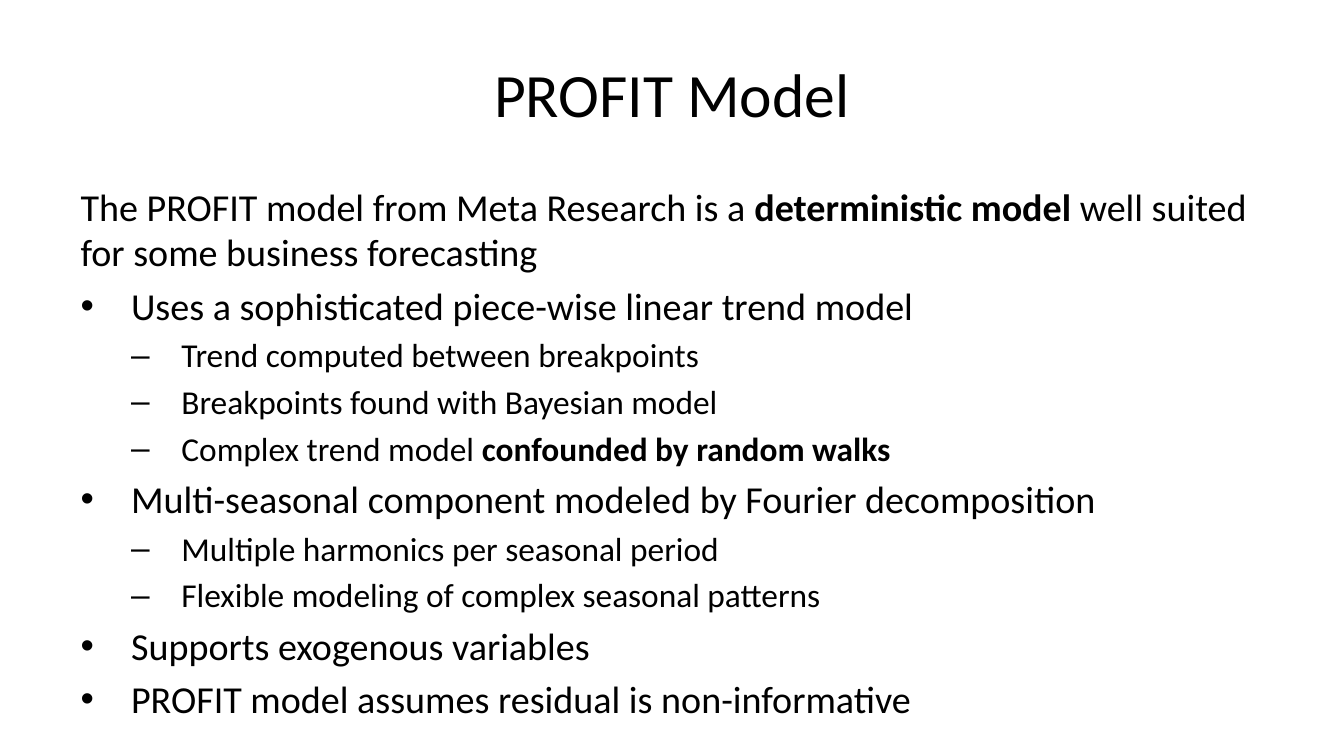
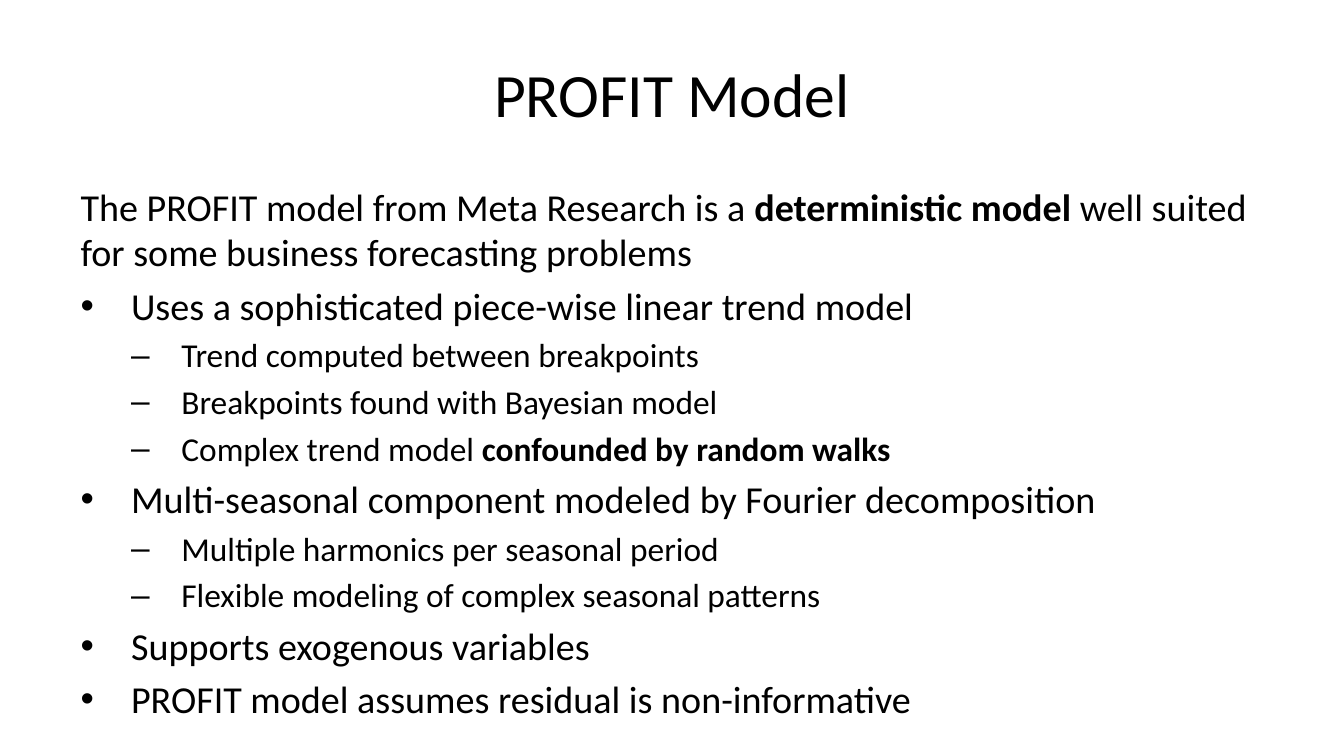
Before and after one commit to StephenElston/CSCI-E-83, a slide deck: slide 52 of LectureSlides/12_IntroductionToTimeSeriesForecasting.pptx (slide 53 before the commit). Drawn at 1344x756 pixels with LibreOffice and Linux fonts; fonts in the diff are those of the drawing. Boxes give left, top, right and bottom in pixels: in the first picture for what was removed or moved away, otherwise in the second. Text is boxed around its words. In the diff, an @@ line names an element or a change of style, - is before the commit and + after.

Commit message:
Corrections and updates to time series forecast slides

```diff
--- a/LectureSlides/12_IntroductionToTimeSeriesForecasting.pptx
+++ b/LectureSlides/12_IntroductionToTimeSeriesForecasting.pptx
@@ text at (81,194,1247,273): text changed @@
-The PROFIT model from Meta Research is a deterministic model well suited for some business forecasting
+The PROFIT model from Meta Research is a deterministic model well suited for some business forecasting problems
```
Also in this commit, not shown: 12 other slides changed, 1 slide removed.
